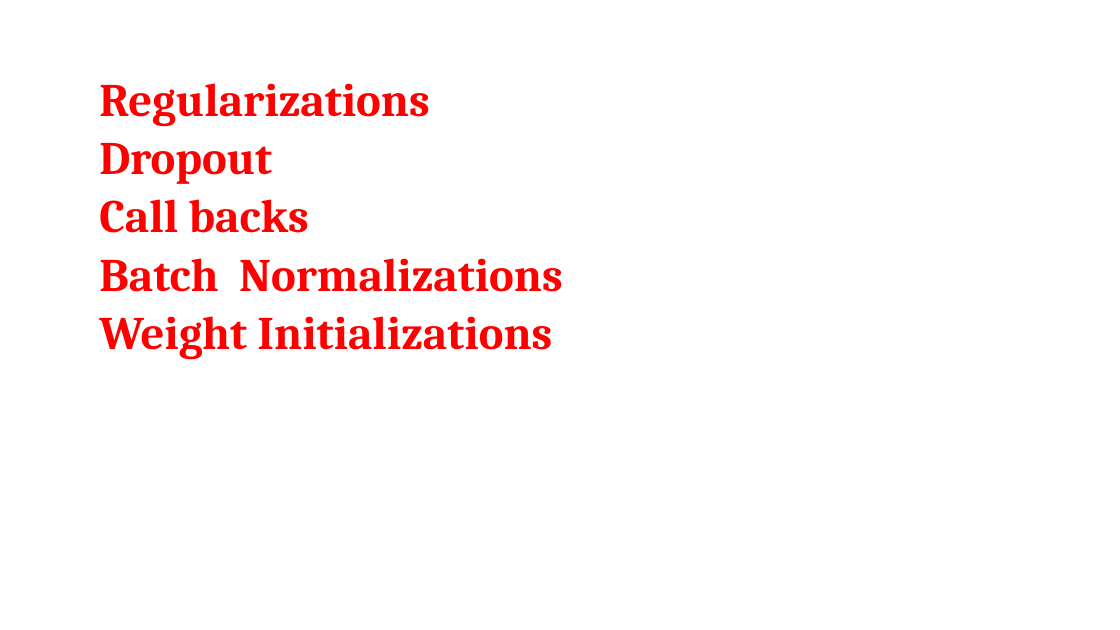
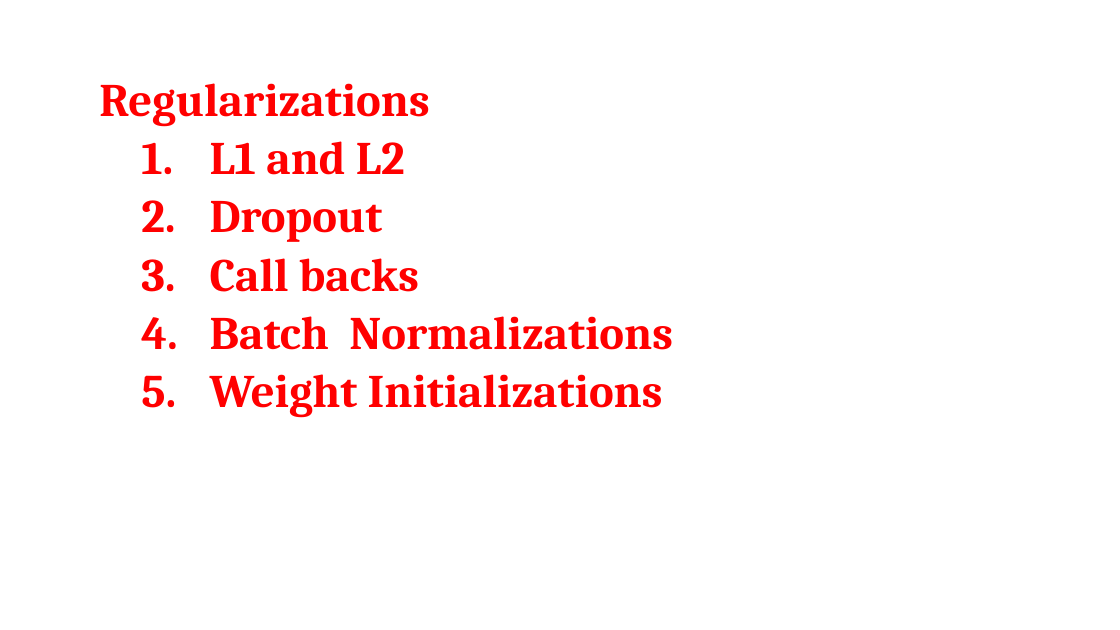
Before and after one commit to shahil04/ds_materials, a slide deck: slide 1 of 9.Deep_learning/class_4_module_9_deep learning_Regularization,CallBacks_drouput_batchNormalization_Weight_hyper_parameter.pptx. Drawn at 1120x630 pixels with LibreOffice and Linux fonts; fonts in the diff are those of the drawing. Boxes give left, top, right and bottom in pixels: in the first picture for what was removed or moved away, otherwise in the second. Text is boxed around its words. In the diff, an @@ line names an element or a change of style, - is before the commit and + after.

```diff
--- a/9.Deep_learning/class_4_module_9_deep learning_Regularization,CallBacks_drouput_batchNormalization_Weight_hyper_parameter.pptx
+++ b/9.Deep_learning/class_4_module_9_deep learning_Regularization,CallBacks_drouput_batchNormalization_Weight_hyper_parameter.pptx
@@ text at box(210, 141, 405, 175): paragraph added @@
+  1. L1 and L2
@@ text at box(210, 201, 673, 418): bullet none to 1.; list level 1 to 2 in "Dropout"; list level 1 to 2 in "Call backs"; list level 1 to 2 in "Batch Normalizations"; list level 1 to 2 in "Weight Initializations" @@
```
Also in this commit, not shown: 5 other slides changed, 9 slides added, 2 slides removed, 9 other files.
